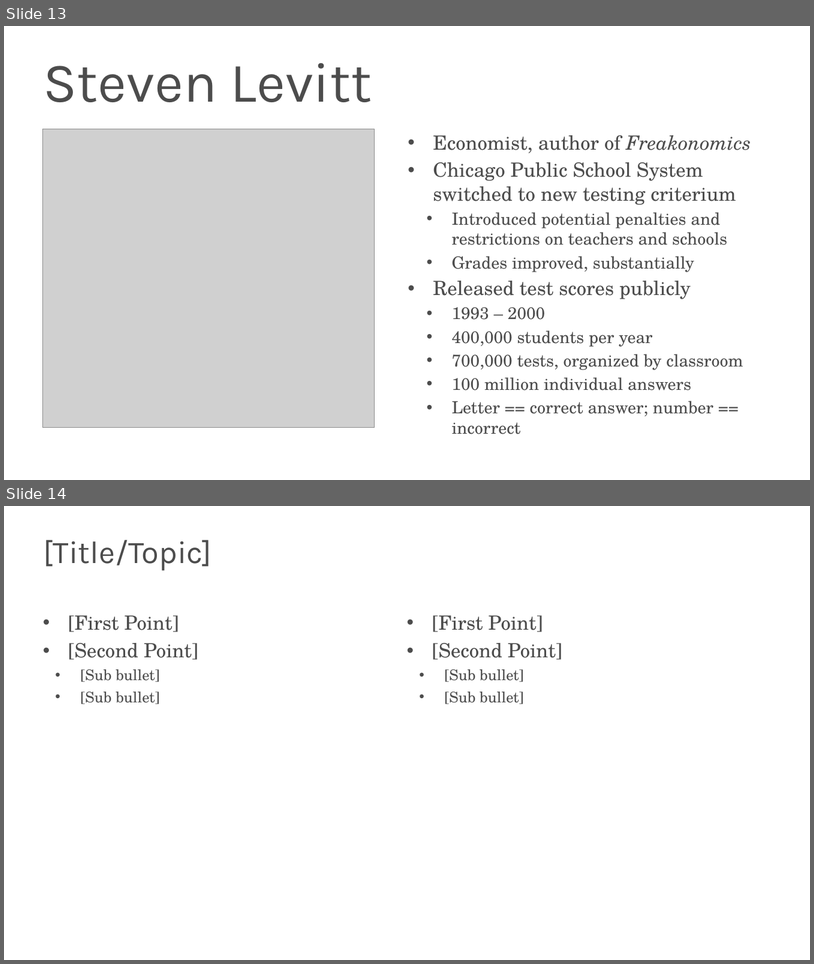
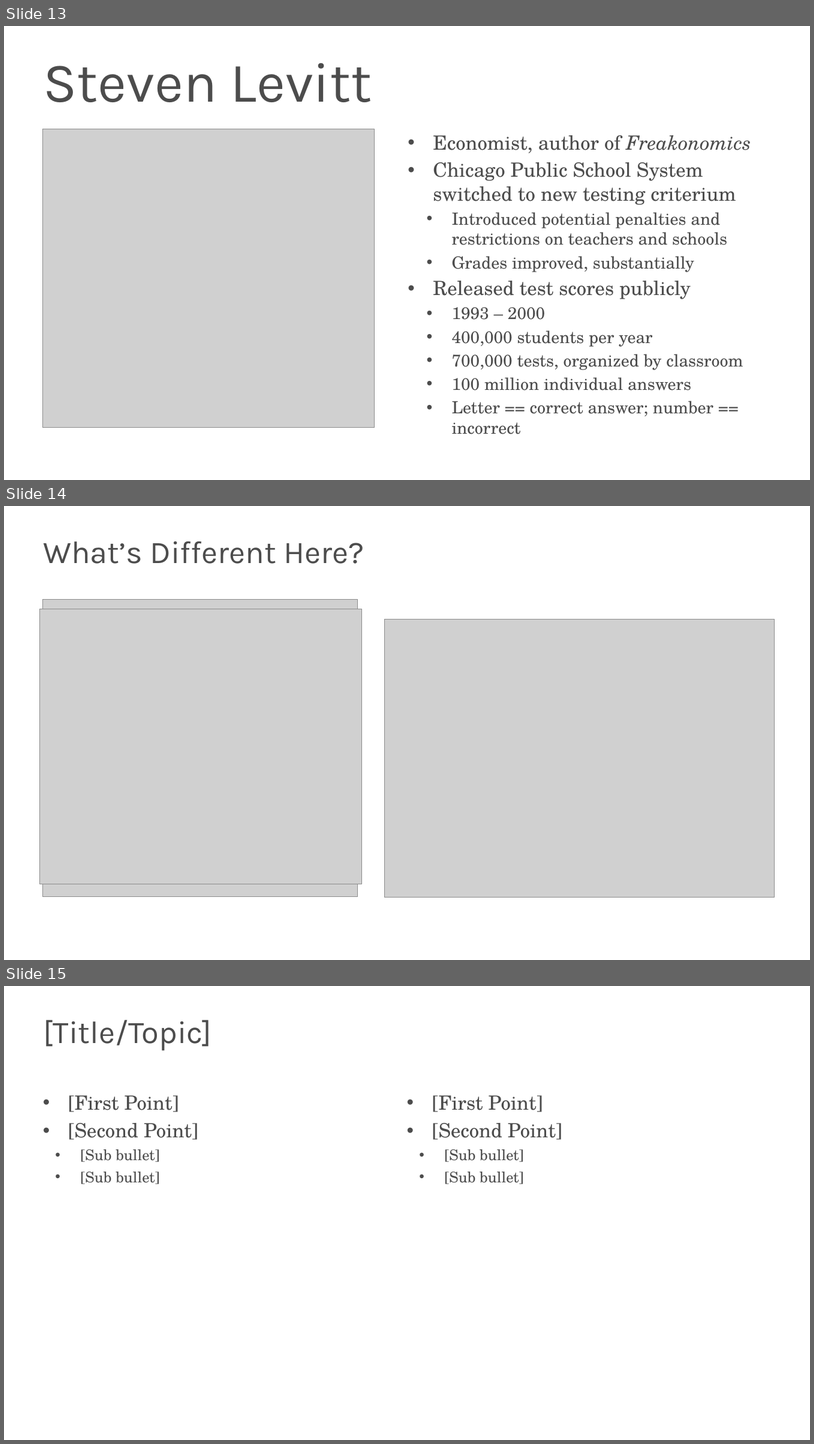
Before and after one commit to s-kyle-reed/data-lecture, a slide deck: lecture.pptx. Shown one above the other, each under a label of ours: slides 13 and 14 before the commit, slides 13, 14 and 15 after it. The pictures are 814x964 and 814x1444 pixels, drawn with LibreOffice and Linux fonts; fonts in the diff are those of the drawing; grey boxes stand for pictures; background and template pictures are left out. Boxes give left, top, right and bottom in pixels: in the first picture for what was removed or moved away, otherwise in the second. Text is boxed around its words. In the diff, an @@ line names an element or a change of style, - is before the commit and + after.

Commit message:
added test comparison slide

```diff
--- a/lecture.pptx
+++ b/lecture.pptx
@@ slide 14 added at (4,506,810,960), background #FFFFFF @@
@@ text added at (43,541,365,564), 45 pt, text #4C4C4C @@
+What’s Different Here?
@@ picture added at (40,609,362,883) @@
@@ picture added at (43,599,358,896) @@
@@ picture added at (384,619,774,897) @@
@@ what was slide 14 is now slide 15 @@
```
